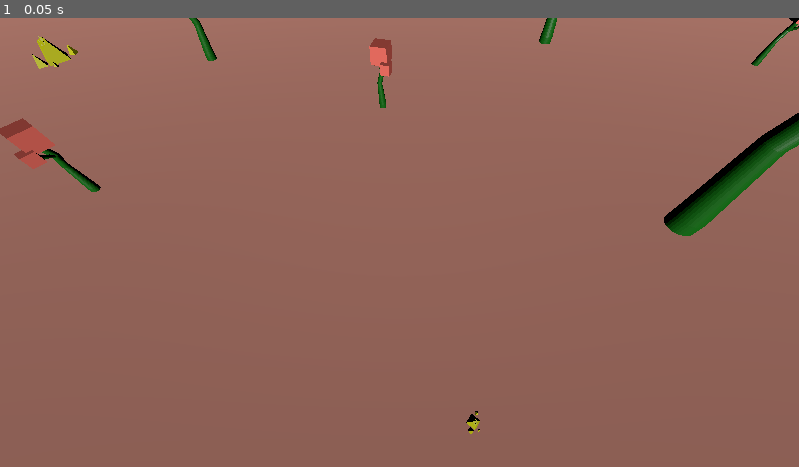
Above: before the commit, frame 1.
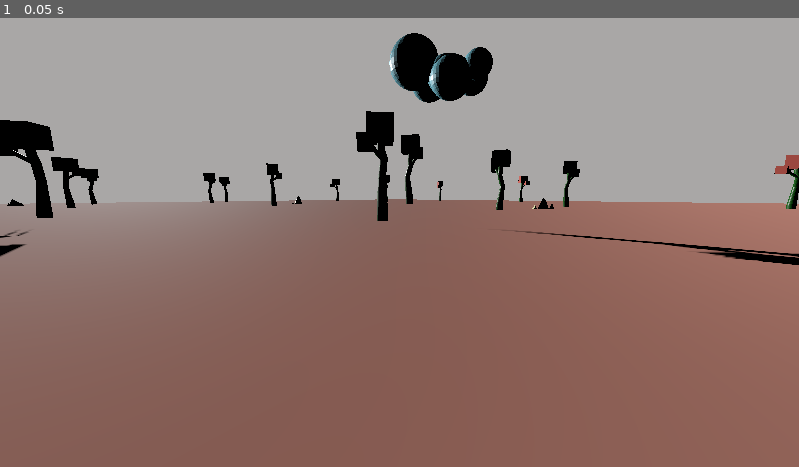
Above: after the commit, the same moment.

Repository: Raikuno/ShapeUp
Game: Godot game, scene res://Scenes/main.tscn
Two runs of this game, one before a commit and one after it. Both use one fixed random seed, a clock stepped at 60 frames per second and the inputs below.
Inputs:
- Up to frame 1 (0.05 s): no input

The runs differ from the first frame. In frame 1, 46% of the frame differs, in the area x 0-100%, y 0-93%.

Commit message:
Pal lobby

Diff:
--- a/Scenes/main.tscn
+++ b/Scenes/main.tscn
@@ -270,7 +270,7 @@
 transform = Transform3D(0.8, 0, 0, 0, 0.8, 0, 0, 0, 0.8, -485.87, 214.159, -243.604)
 
 [node name="Camera3D" type="Camera3D" parent="."]
-transform = Transform3D(1, 0, 0, 0, 0.531768, 0.84689, 0, -0.84689, 0.531768, -64.7949, 137.152, 130.898)
+transform = Transform3D(-0.690314, -0.113731, 0.714515, 0, 0.987568, 0.157193, -0.72351, 0.108513, -0.681732, -54.0162, 11.8583, 65.9672)
 
 [node name="sol" type="DirectionalLight3D" parent="."]
 transform = Transform3D(-0.965926, -0.258819, 9.26352e-09, 0.25, -0.933013, 0.258819, -0.0669873, 0.25, 0.965926, 0, 582, 379)
